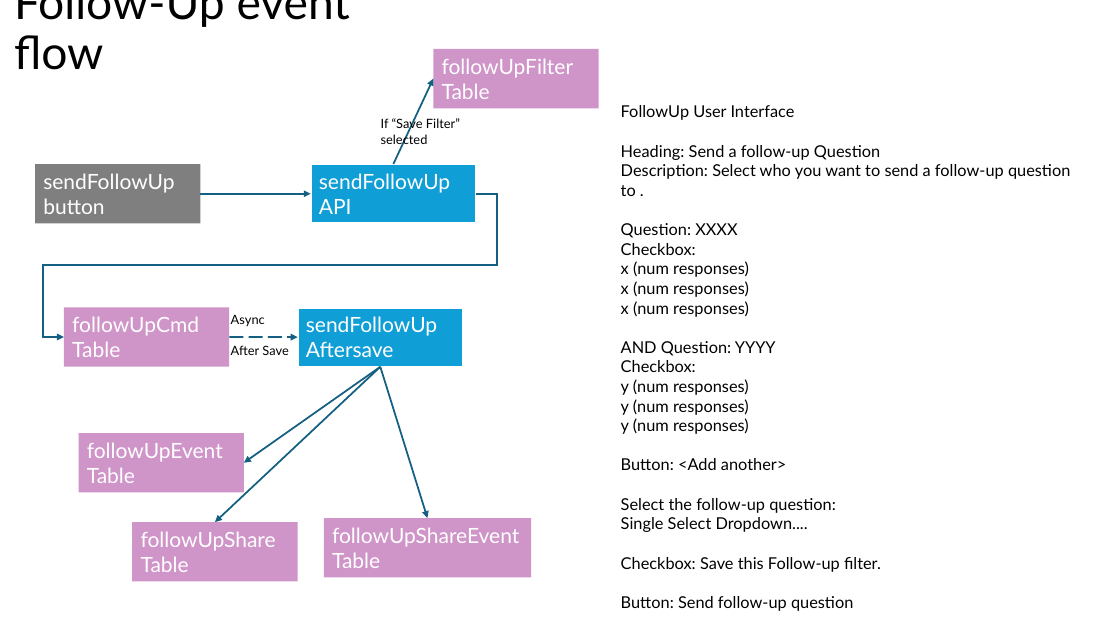
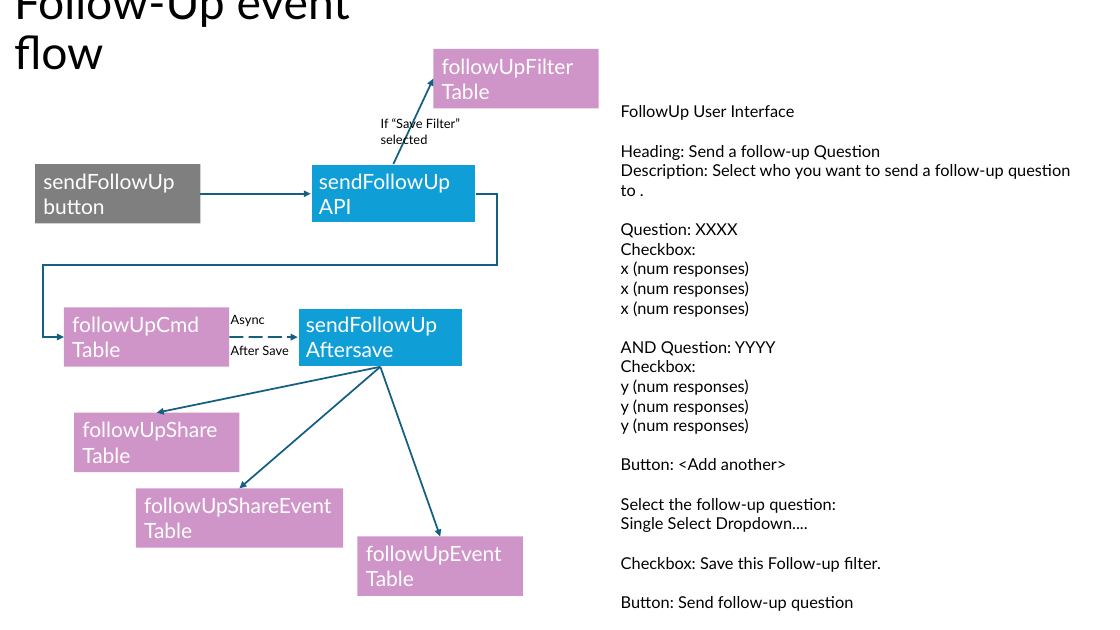
Before and after one commit to ZenMe-AU/ZBReactArchitecture, a slide deck: slide 3 of Documentation/FollowUp event flow.pptx (slide 1 before the commit). Drawn at 1120x630 pixels with LibreOffice and Linux fonts; fonts in the diff are those of the drawing. Boxes give left, top, right and bottom in pixels: in the first picture for what was removed or moved away, otherwise in the second. Text is boxed around its words. In the diff, an @@ line names an element or a change of style, - is before the commit and + after.

```diff
--- a/Documentation/FollowUp event flow.pptx
+++ b/Documentation/FollowUp event flow.pptx
@@ arrow moved from (381, 367) - (215, 523) to (381, 367) - (157, 413) @@
@@ arrow moved from (381, 367) - (428, 518) to (381, 367) - (239, 488) @@
@@ arrow moved from (381, 367) - (244, 463) to (381, 367) - (440, 537) @@
@@ rectangle "followUpShare": place and size @@
-rectangle "followUpShare" at (132, 523, 297, 582)
+rectangle "followUpShare" at (74, 413, 239, 472)
@@ rectangle "followUpShareEvent Table": place and size @@
-rectangle "followUpShareEvent Table" at (323, 518, 531, 578)
+rectangle "followUpShareEvent Table" at (136, 488, 344, 548)
@@ rectangle "followUpEvent Table": place and size @@
-rectangle "followUpEvent Table" at (79, 434, 245, 493)
+rectangle "followUpEvent Table" at (358, 537, 523, 597)
```
Also in this commit, not shown: 2 slides added.
